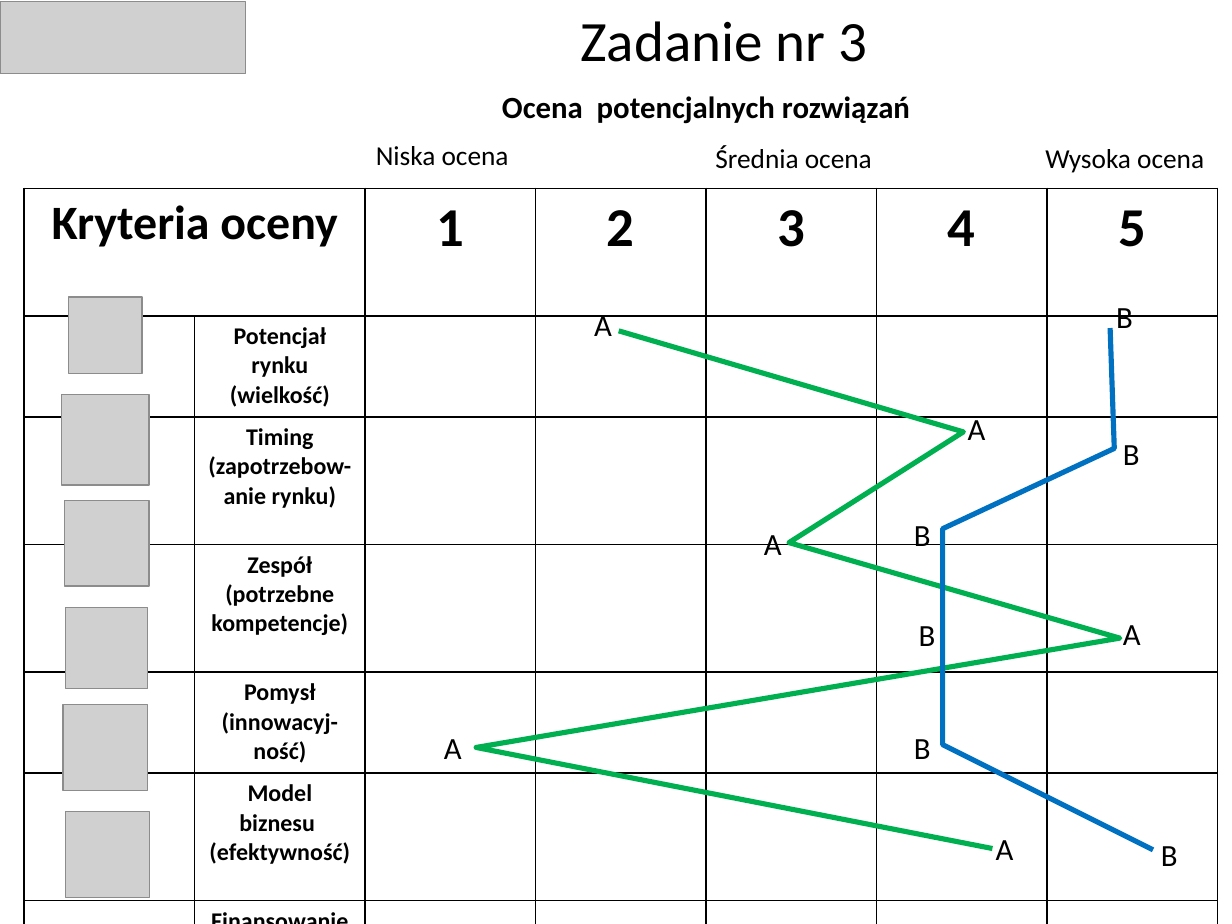
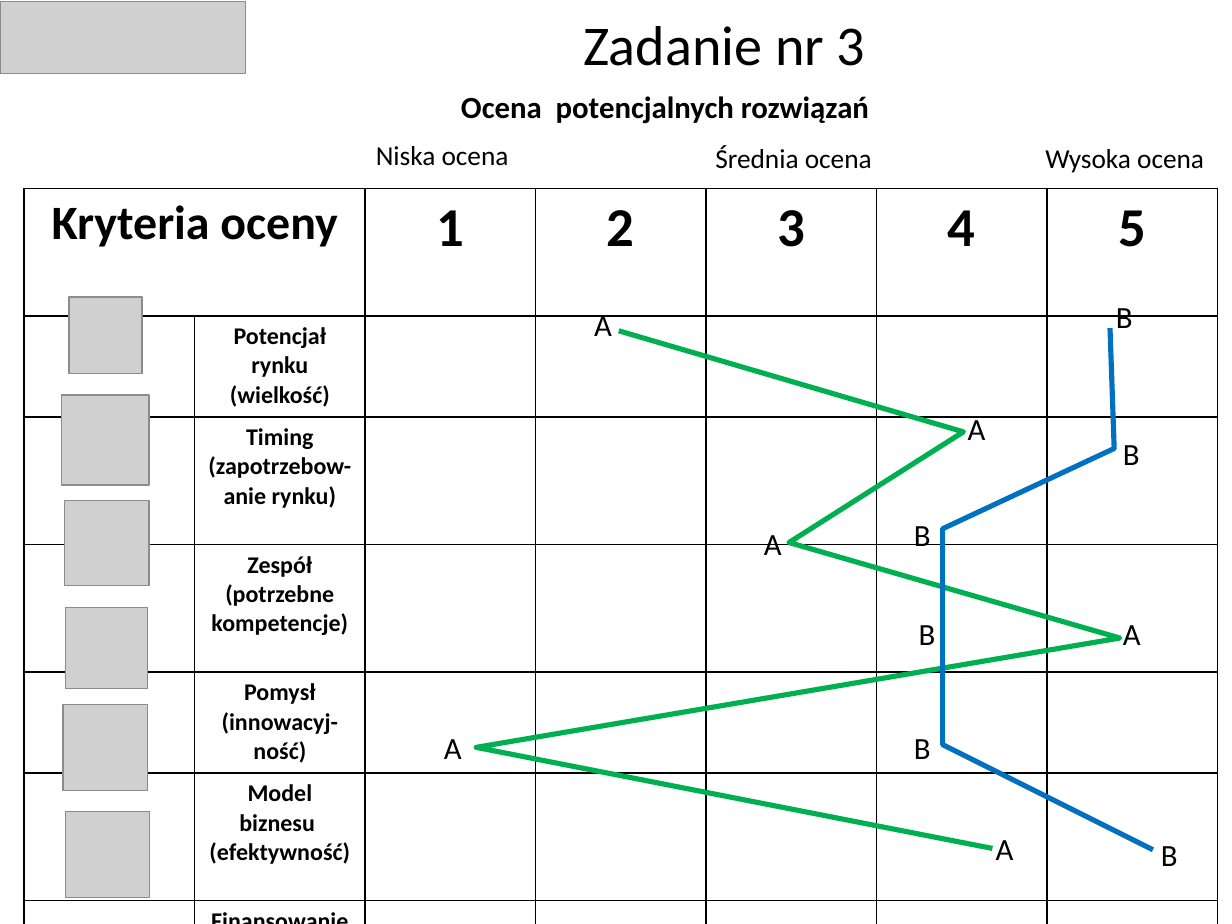
Before and after one commit to pasmolnicki/studia, a slide deck: slide 4 of ABC-startup/ABC STARTUPU - zadanie warsztatowe 3.pptx. Drawn at 1232x924 pixels with LibreOffice and Linux fonts; fonts in the diff are those of the drawing; grey boxes stand for pictures. Boxes give left, top, right and bottom in pixels: in the first picture for what was removed or moved away, otherwise in the second. Text is boxed around its words. In the diff, an @@ line names an element or a change of style, - is before the commit and + after.

```diff
--- a/ABC-startup/ABC STARTUPU - zadanie warsztatowe 3.pptx
+++ b/ABC-startup/ABC STARTUPU - zadanie warsztatowe 3.pptx
@@ title "Zadanie nr 3" at (583,26,865,66): size 33.3 to 32.8 pt; line spacing 0.9 to 1 @@
@@ text "Ocena potencjalnych rozwiązań": place and size @@
-text "Ocena potencjalnych rozwiązań" at (502,96,910,124)
+text "Ocena potencjalnych rozwiązań" at (461,96,869,124)
```
Also in this commit, not shown: 2 other slides changed, 3 other files.
